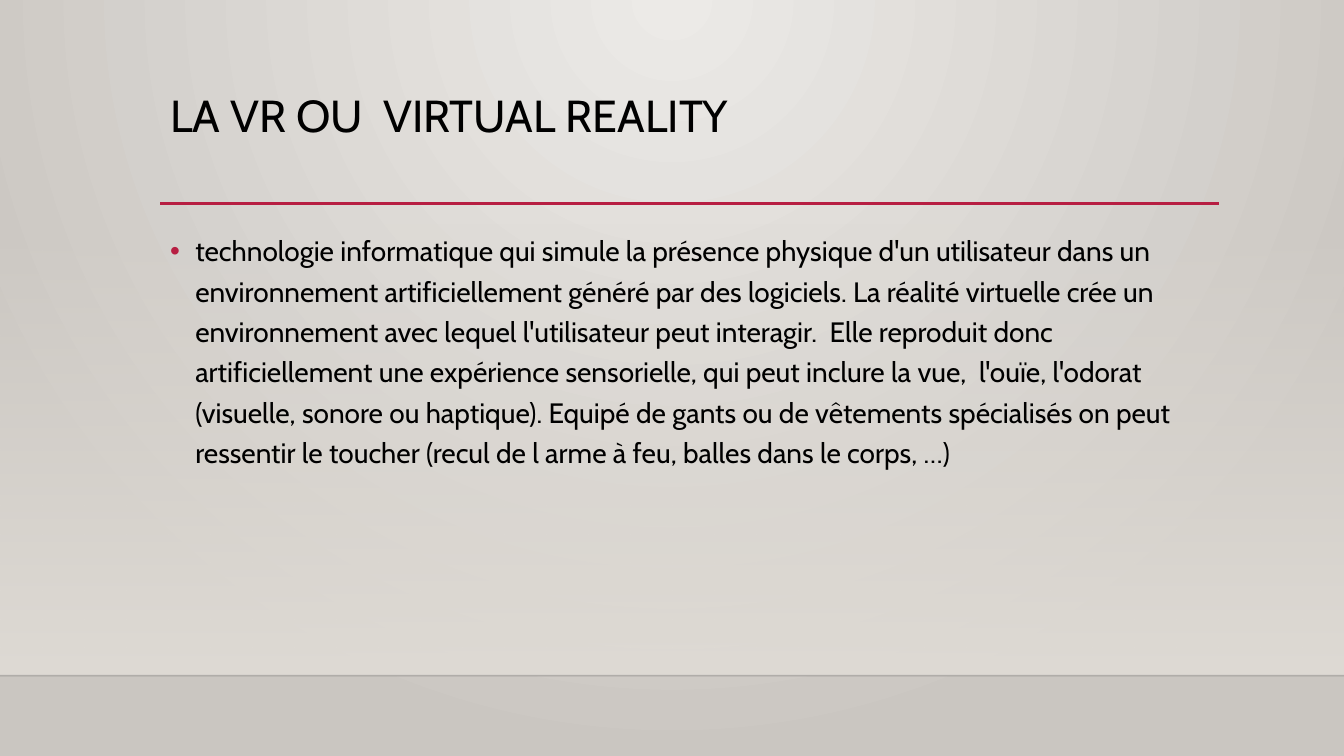
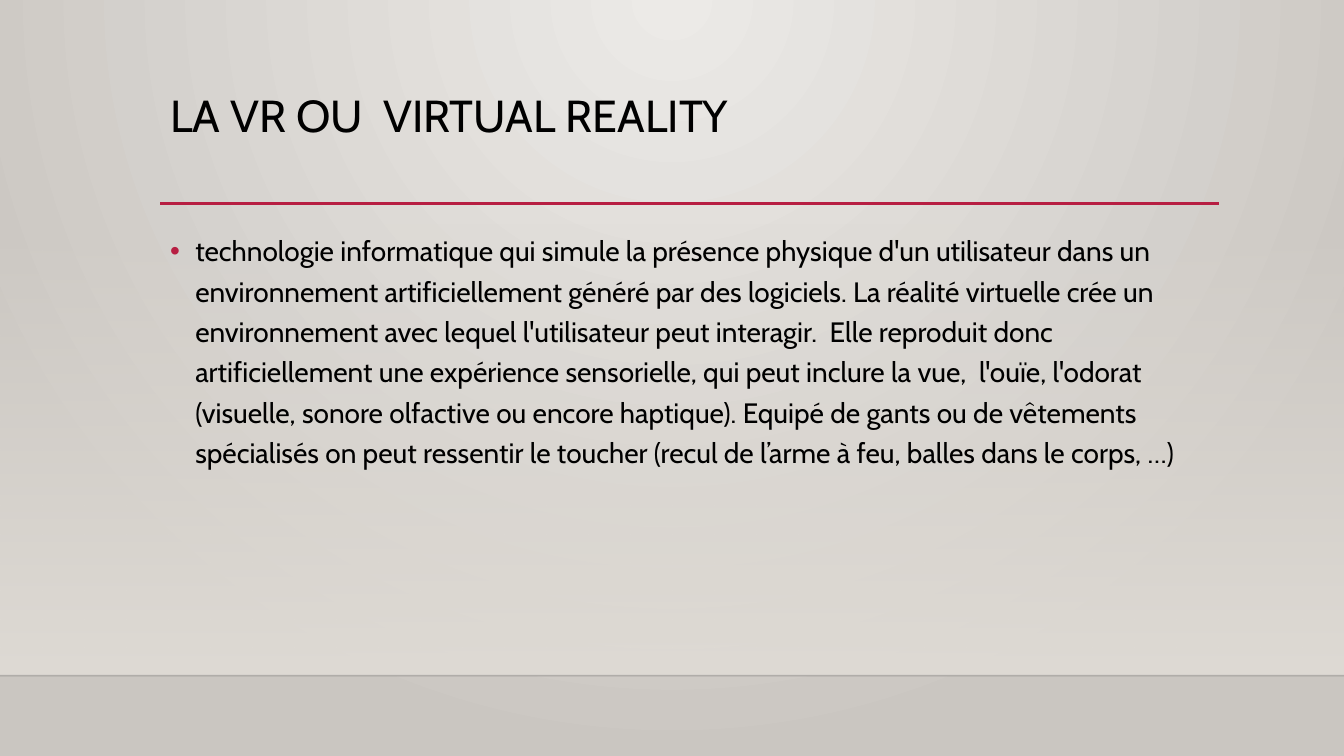
Before and after one commit to jevanty/La-Veille, a slide deck: slide 2 of Lovelace2/LaRealiteVirtuelle.pptx. Drawn at 1344x756 pixels with LibreOffice and Linux fonts; fonts in the diff are those of the drawing; background and template pictures are left out. Boxes give left, top, right and bottom in pixels: in the first picture for what was removed or moved away, otherwise in the second. Text is boxed around its words. In the diff, an @@ line names an element or a change of style, - is before the commit and + after.

```diff
--- a/Lovelace2/LaRealiteVirtuelle.pptx
+++ b/Lovelace2/LaRealiteVirtuelle.pptx
@@ text at (195, 240, 1153, 470): text changed @@
-• technologie informatique qui simule la présence physique d'un utilisateur dans un environnement artificiellement généré par des logiciels. La réalité virtuelle crée un environnement avec lequel l'utilisateur peut interagir. Elle reproduit donc artificiellement une expérience sensorielle, qui peut inclure la vue, l'ouïe, l'odorat (visuelle, sonore ou haptique). Equipé de gants ou de vêtements spécialisés on peut ressentir le toucher (recul de l arme à feu, balles dans le corps, …)
+• technologie informatique qui simule la présence physique d'un utilisateur dans un environnement artificiellement généré par des logiciels. La réalité virtuelle crée un environnement avec lequel l'utilisateur peut interagir. Elle reproduit donc artificiellement une expérience sensorielle, qui peut inclure la vue, l'ouïe, l'odorat (visuelle, sonore olfactive ou encore haptique). Equipé de gants ou de vêtements spécialisés on peut ressentir le toucher (recul de l’arme à feu, balles dans le corps, …)
```
Also in this commit, not shown: 1 other file.
